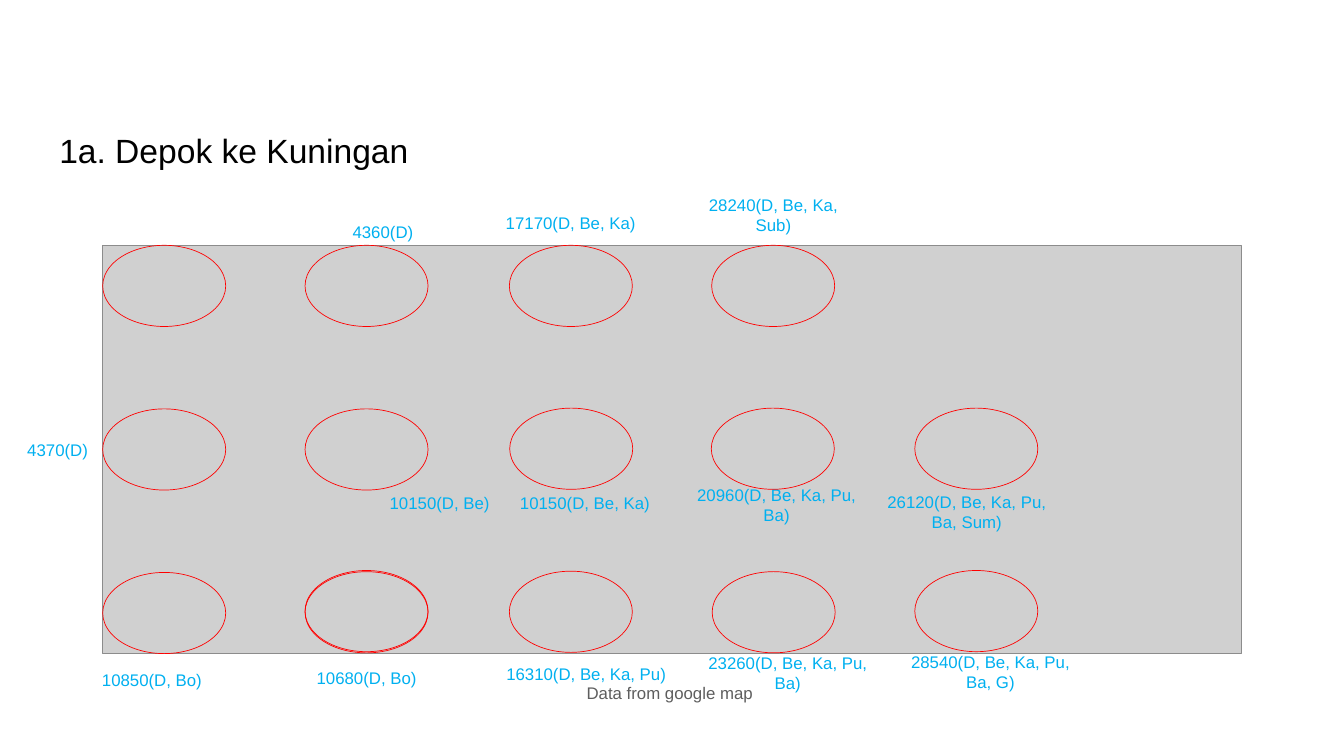
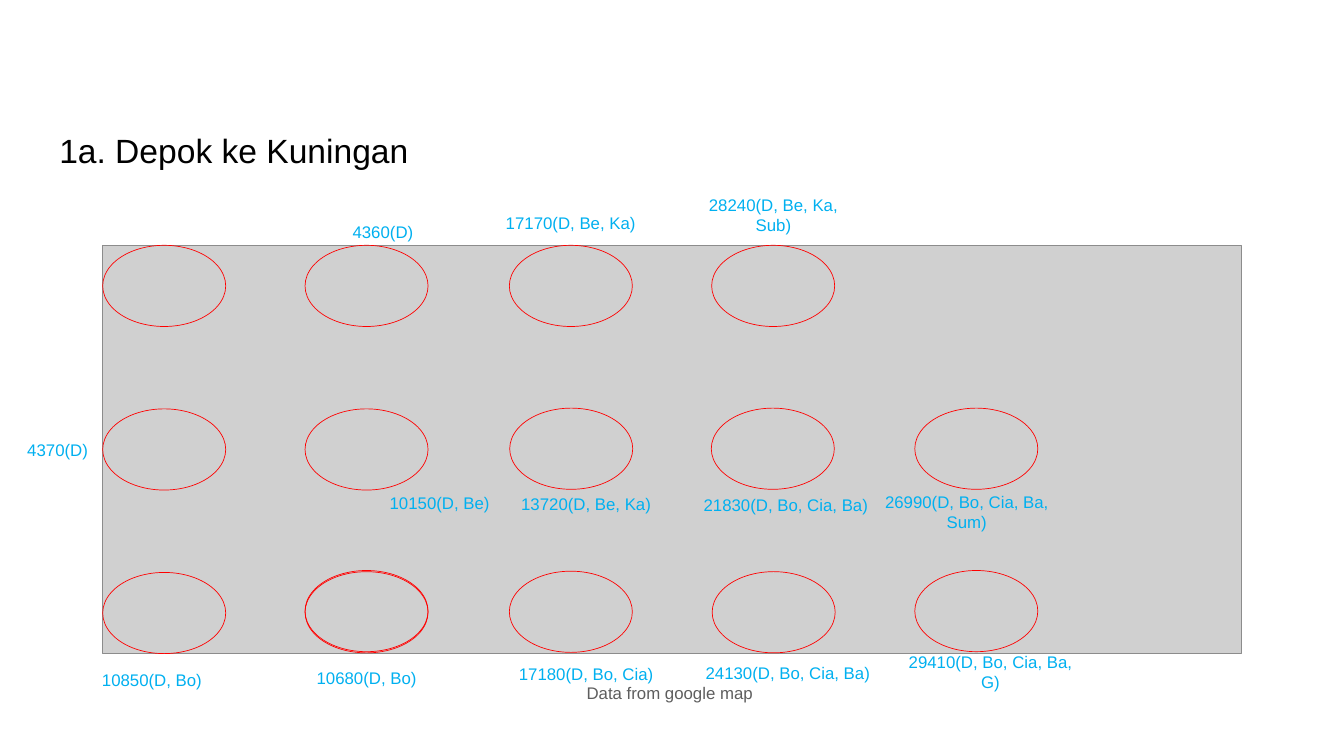
Before and after one commit to DentAlpha/Latihan-6-EL2208-PMC, a slide deck: slide 16 of Latihan 6_revisi.pptx. Drawn at 1344x756 pixels with LibreOffice and Linux fonts; fonts in the diff are those of the drawing; grey boxes stand for pictures. Boxes give left, top, right and bottom in pixels: in the first picture for what was removed or moved away, otherwise in the second. Text is boxed around its words. In the diff, an @@ line names an element or a change of style, - is before the commit and + after.

```diff
--- a/Latihan 6_revisi.pptx
+++ b/Latihan 6_revisi.pptx
@@ text at (521, 498, 651, 514): text changed @@
-10150(D, Be, Ka)
+13720(D, Be, Ka)
@@ text at (704, 499, 868, 515): text changed @@
-20960(D, Be, Ka, Pu, Ba)
+21830(D, Bo, Cia, Ba)
@@ text at (885, 496, 1048, 532): text changed @@
-26120(D, Be, Ka, Pu, Ba, Sum)
+26990(D, Bo, Cia, Ba, Sum)
@@ text at (909, 656, 1072, 692): text changed @@
-28540(D, Be, Ka, Pu, Ba, G)
+29410(D, Bo, Cia, Ba, G)
@@ text at (519, 667, 653, 684): text changed @@
-16310(D, Be, Ka, Pu)
+17180(D, Bo, Cia)
@@ text at (706, 667, 870, 683): text changed @@
-23260(D, Be, Ka, Pu, Ba)
+24130(D, Bo, Cia, Ba)
```
Also in this commit, not shown: 10 other slides changed.
